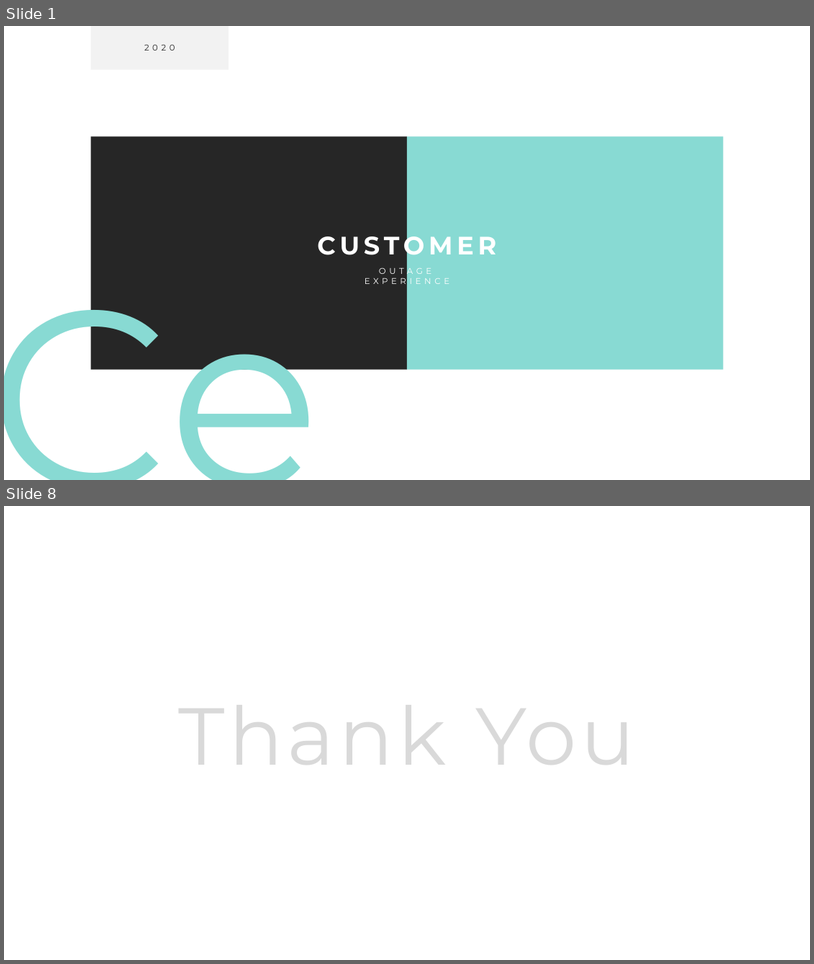
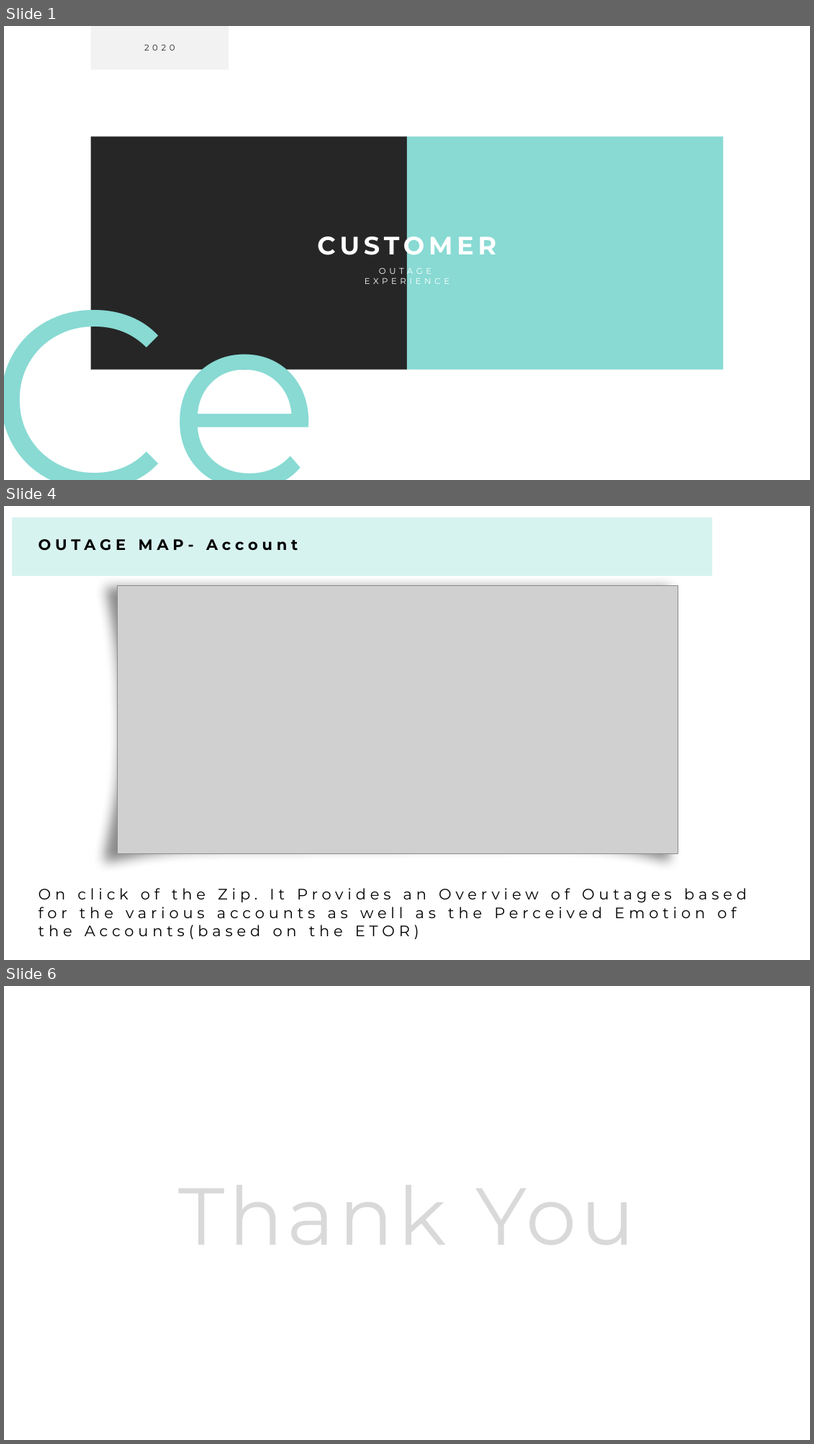
Before and after one commit to ntnnitinkr/projects, a slide deck: outagesExperience/Screenshots/Customer_Experience.pptx. Shown one above the other, each under a label of ours: slides 1 and 8 before the commit, slides 1, 4 and 6 after it; the slides between them are not shown. The pictures are 814x964 and 814x1444 pixels, drawn with LibreOffice and Linux fonts; fonts in the diff are those of the drawing; grey boxes stand for pictures. Boxes give left, top, right and bottom in pixels: in the first picture for what was removed or moved away, otherwise in the second. Text is boxed around its words. In the diff, an @@ line names an element or a change of style, - is before the commit and + after.

```diff
--- a/outagesExperience/Screenshots/Customer_Experience.pptx
+++ b/outagesExperience/Screenshots/Customer_Experience.pptx
@@ slide 4 added at (4, 506, 810, 960), background #FFFFFF @@
@@ rectangle added at (12, 518, 712, 576), fill #D7F3F0 @@
@@ text added at (39, 539, 298, 551), 18 pt, text #000000, bold @@
+OUTAGE MAP- Account
@@ freeform shape added at (91, 576, 682, 875), fill #595959 at 70% opacity, outline #0F85AE 1 pt @@
@@ picture added at (117, 585, 678, 853) @@
@@ text added at (39, 888, 747, 939), 18 pt, text #000000 @@
+On click of the Zip. It Provides an Overview of Outages based for the various accounts as well as the Perceived Emotion of the Accounts(based on the ETOR)
@@ what was slide 8 is now slide 6 @@
```
Also in this commit, not shown: 1 slide changed, 2 other slides added, 5 slides removed, 5 other files.
